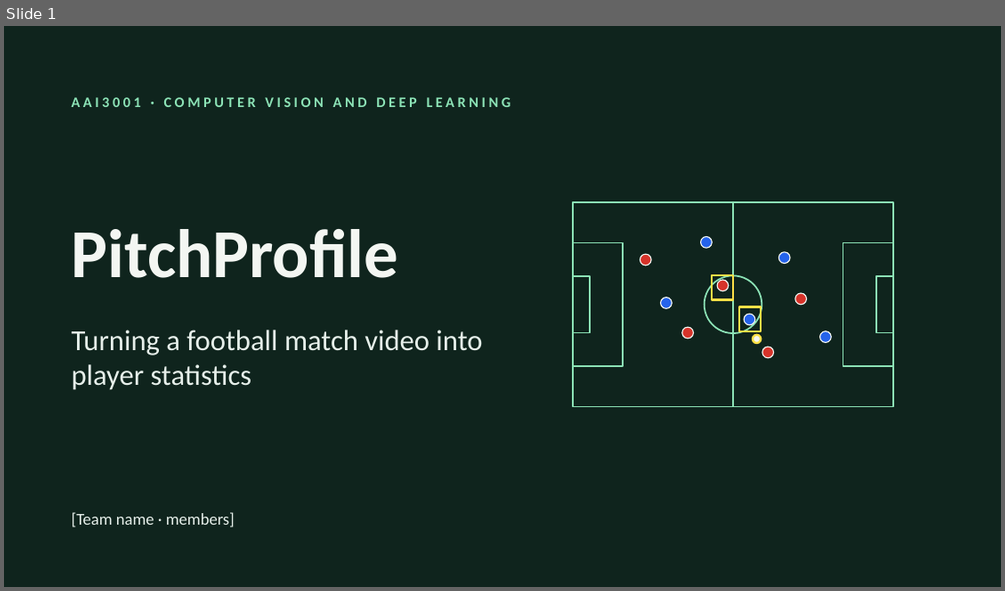
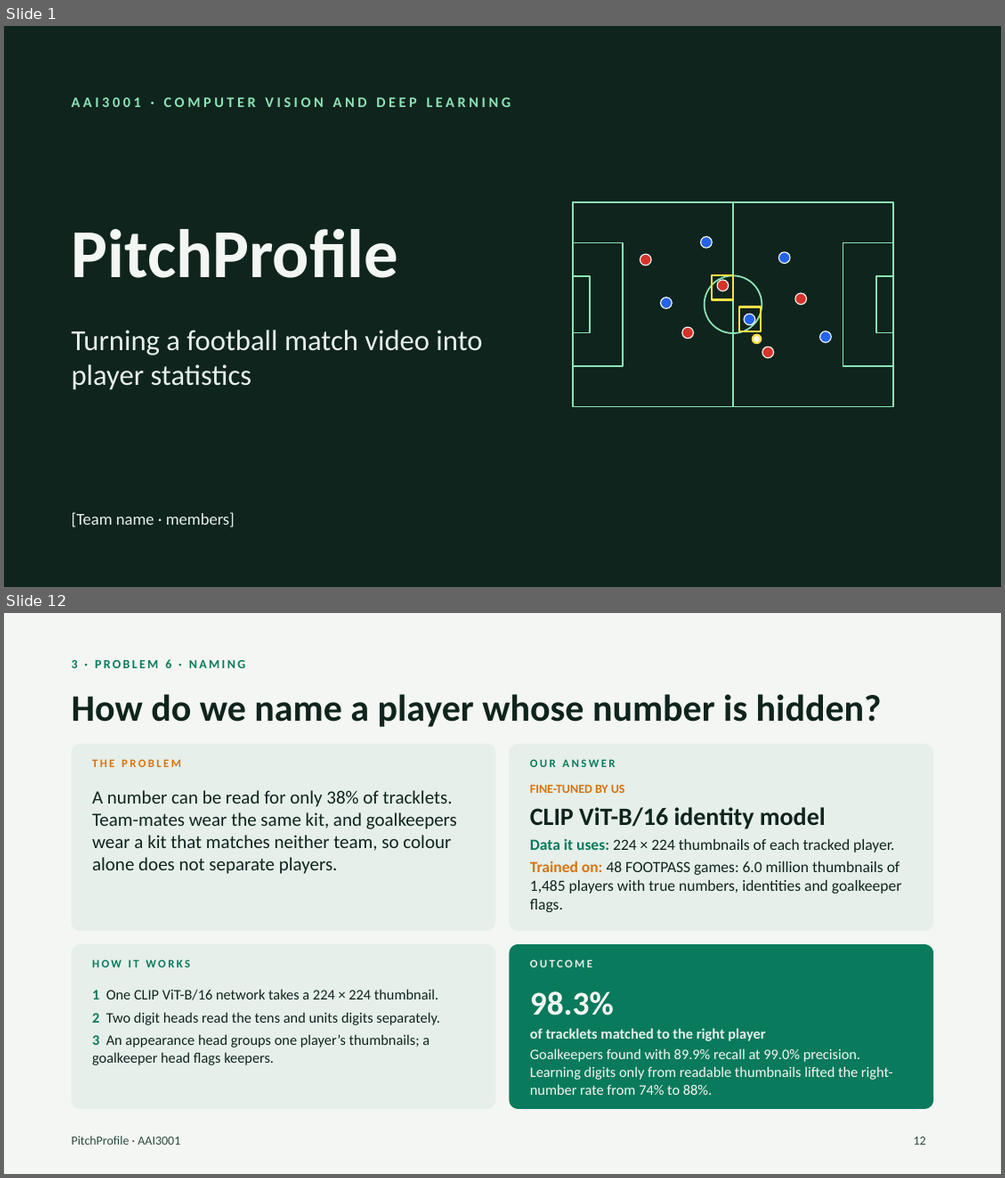
Before and after one commit to havochadi/AIFootballProfiler, a slide deck: Documentation/PitchProfile_Presentation.pptx. Shown one above the other, each under a label of ours: slide 1 before the commit, slides 1 and 12 after it; the slides between them are not shown. The pictures are 1005x591 and 1005x1178 pixels, drawn with LibreOffice and Linux fonts; fonts in the diff are those of the drawing. Boxes give left, top, right and bottom in pixels: in the first picture for what was removed or moved away, otherwise in the second. Text is boxed around its words. In the diff, an @@ line names an element or a change of style, - is before the commit and + after.

```diff
--- a/Documentation/PitchProfile_Presentation.pptx
+++ b/Documentation/PitchProfile_Presentation.pptx
@@ slide 12 added at (4,613,1001,1174), background #F3F6F2 @@
@@ text added at (72,659,245,668), 12 pt, text #0A7A5C, bold @@
+3 · PROBLEM 6 · NAMING
@@ title added at (72,694,882,727), 36 pt, text #0F241D, bold @@
+How do we name a player whose number is hidden?
@@ rounded rectangle added at (72,744,495,931), fill #E6EFEA @@
@@ rounded rectangle added at (509,744,933,931), fill #E6EFEA @@
@@ text added at (92,759,181,767), 11 pt, text #D9730D, bold @@
+THE PROBLEM
@@ text added at (530,759,615,767), 11 pt, text #0A7A5C, bold @@
+OUR ANSWER
@@ text added at (92,790,457,874), 18 pt, text #0F241D @@
+A number can be read for only 38% of tracklets. Team-mates wear the same kit, and goalkeepers wear a kit that matches neither team, so colour alone does not separate players.
@@ text added at (530,785,901,912), 15 pt, text #0F241D @@
+FINE-TUNED BY US
+CLIP ViT-B/16 identity model
+Data it uses: 224 × 224 thumbnails of each tracked player.
+Trained on: 48 FOOTPASS games: 6.0 million thumbnails of 1,485 players with true numbers, identities and goalkeeper flags.
@@ rounded rectangle added at (72,944,495,1109), fill #E6EFEA @@
@@ text added at (92,959,190,967), 11 pt, text #0A7A5C, bold @@
+HOW IT WORKS
@@ rounded rectangle added at (509,944,933,1109), fill #0A7A5C @@
@@ text added at (530,959,592,967), 11 pt, text #E6EFEA, bold @@
+OUTCOME
@@ text added at (92,989,440,1065), 14 pt, text #0F241D @@
+1 One CLIP ViT-B/16 network takes a 224 × 224 thumbnail.
+2 Two digit heads read the tens and units digits separately.
+3 An appearance head groups one player’s thumbnails; a goalkeeper head flags keepers.
@@ text added at (530,991,893,1094), 14 pt, text #F3F6F2 @@
+98.3%
+of tracklets matched to the right player
+Goalkeepers found with 89.9% recall at 99.0% precision. Learning digits only from readable thumbnails lifted the right-number rate from 74% to 88%.
@@ text added at (72,1135,180,1144), 12 pt, text #2E4A41 @@
+PitchProfile · AAI3001
@@ page number added at (914,1136,926,1144), 12 pt, text #2E4A41 @@
+12
```
Also in this commit, not shown: 5 slides changed, 27 other slides added, 2 slides removed, 1 other file.
